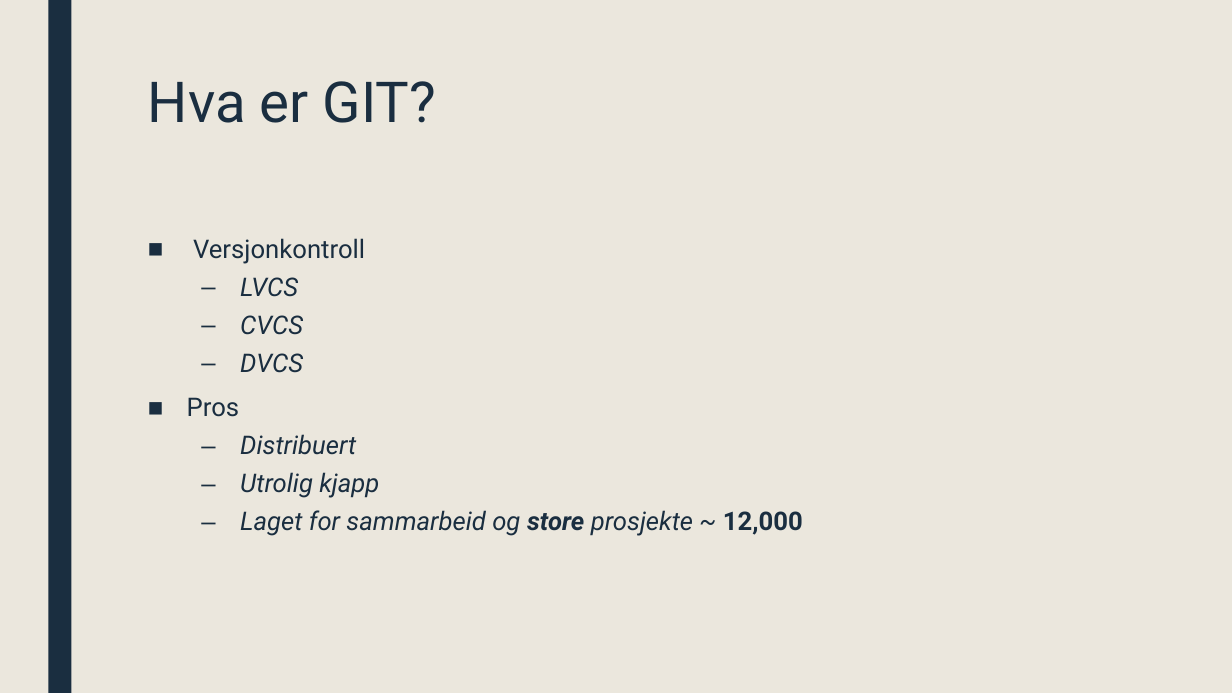
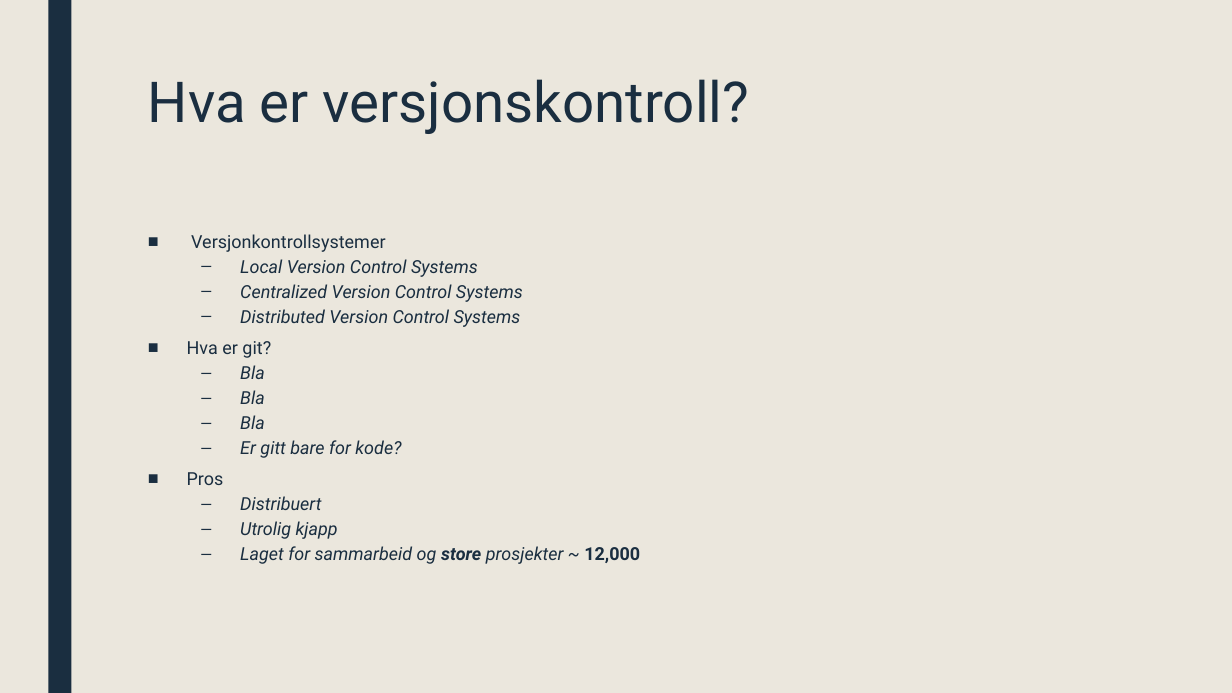
Before and after one commit to ufarm/sommer2016, a slide deck: slide 5 of GIT.pptx (slide 4 before the commit). Drawn at 1232x693 pixels with LibreOffice and Linux fonts; fonts in the diff are those of the drawing. Boxes give left, top, right and bottom in pixels: in the first picture for what was removed or moved away, otherwise in the second. Text is boxed around its words. In the diff, an @@ line names an element or a change of style, - is before the commit and + after.

```diff
--- a/GIT.pptx
+++ b/GIT.pptx
@@ title at (148,79,749,134): text changed @@
-Hva er GIT?
+Hva er versjonskontroll?
@@ text at (187,234,523,458): text changed; size 20 to 14 pt; italic on @@
-■ Versjonkontroll
-  – LVCS
-  – CVCS
-  – DVCS
+■ Versjonkontrollsystemer
+  – Local Version Control Systems
+  – Centralized Version Control Systems
+  – Distributed Version Control Systems
+■ Hva er git?
+  – Bla
+  – Bla
+  – Bla
+  – Er gitt bare for kode?
@@ text at (187,472,338,539): size 20 to 14 pt in "Pros", "Distribuert", "Utrolig kjapp"; line spacing 0.94 to 0.74 @@
@@ text at (240,546,640,564): text changed; size 20 to 14 pt @@
-  – Laget for sammarbeid og store prosjekte ~ 12,000
+  – Laget for sammarbeid og store prosjekter ~ 12,000
```
Also in this commit, not shown: 3 other slides changed, 7 slides added, 2 slides removed.
